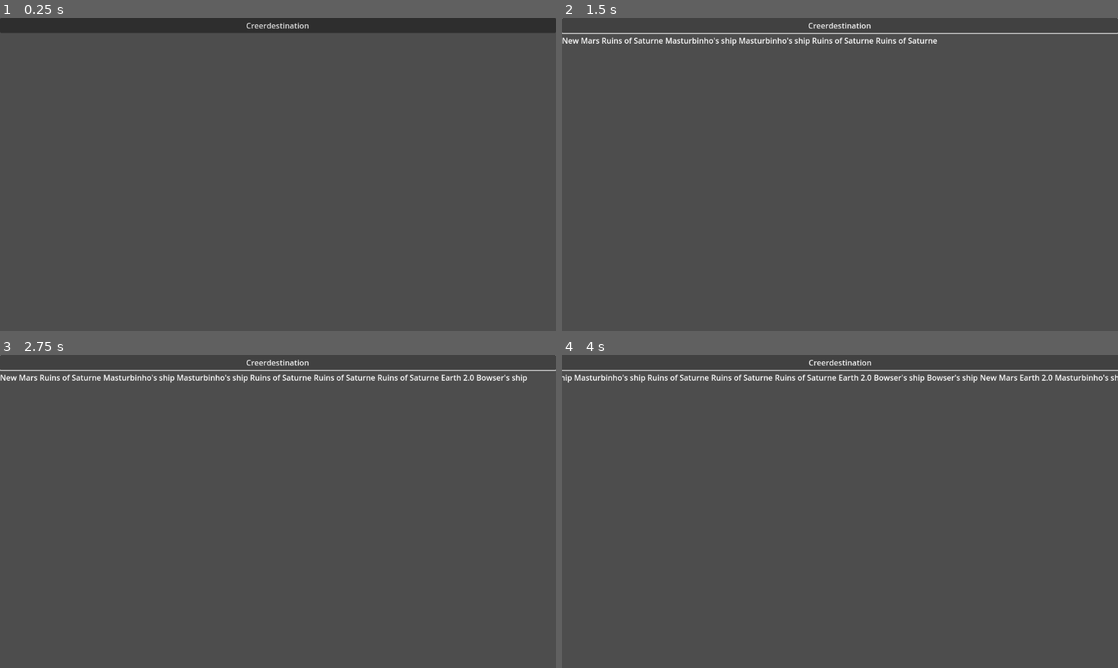
Above: before the commit, frames 1-4 (two rows, left to right).
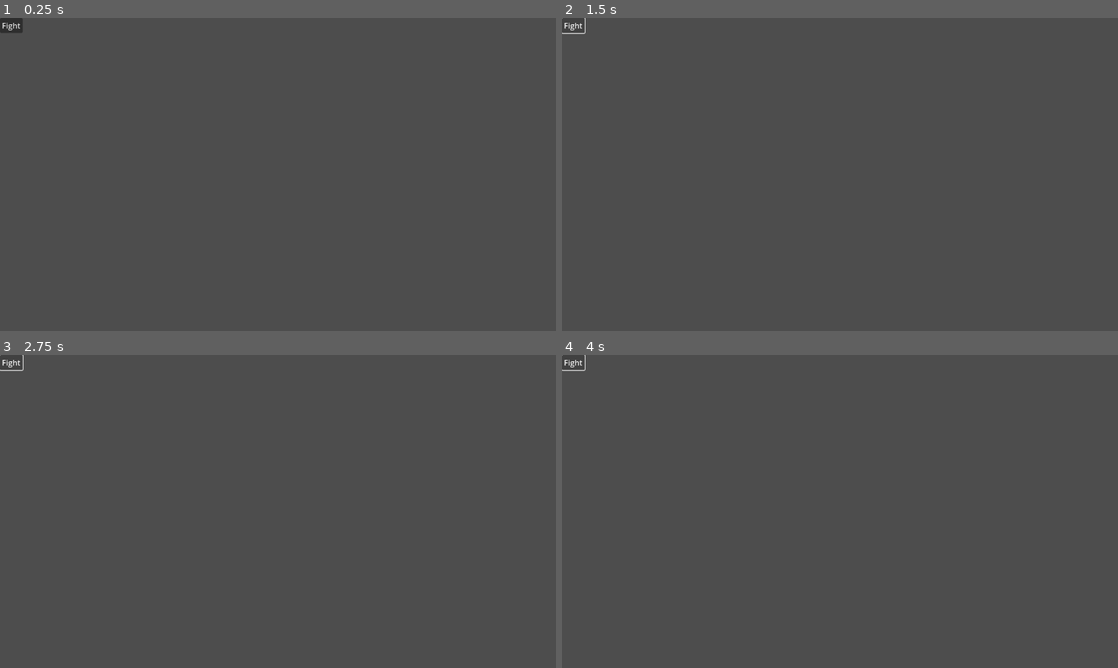
Above: after the commit, the same moments.

Repository: macshack/SAE-BUT3-Rogue-Like
Game: Godot game, scene res://Scenes/TestScenes/Fight.tscn
The game is run twice, just before and just after one commit, with the same random seed, the same clock (stepped at 60 frames per second) and the same inputs. Before the commit the project starts from res://Scenes/TestScenes/destination_choice_test.tscn.
Inputs:
- Up to frame 1 (0.25 s): no input
- Up to frame 2 (1.5 s): click "Creerdestination" (after the commit: "Fight") at 0.5 s; click "Creerdestination" (after the commit: "Fight") at 1.25 s
- Up to frame 3 (2.75 s): click "Creerdestination" (after the commit: "Fight") at 2 s
- Up to frame 4 (4 s): tap Enter at 2.75 s; tap Space at 3.5 s

The runs differ from the first frame. In frame 1, 4.5% of the frame differs, in the area x 0-100%, y 0-5%; in frame 2, 1.3%; in frame 3, 1.5%; in frame 4, 1.6%.

Commit message:
methode crewalive

Diff:
--- a/Scripts/CrewClass.gd
+++ b/Scripts/CrewClass.gd
@@ -38,3 +38,10 @@
 	for crewmate in crewList:
 		if crewmate.get_id() == id:
 			return crewmate
+
+func aliveCrew():
+	for i in range(len(crewList)):
+		if crewList[i].get_state() == 0:
+			return true
+		else:
+			return false
--- a/Scripts/FightClass.gd
+++ b/Scripts/FightClass.gd
@@ -41,7 +41,10 @@
 func startFight():
 	var order = orderFight()
 	print(order)
-	while self.ennemiesList != []:
+	var alive_crew = true
+	while self.ennemiesList != [] and alive_crew == true:
 		print("Tour")
 		removeEnemy(1)
+		alive_crew = self.crew.aliveCrew()
+		print(alive_crew)
 	print("Combat terminé")
--- a/project.godot
+++ b/project.godot
@@ -11,7 +11,7 @@
 [application]
 
 config/name="Kobi"
-run/main_scene="res://Scenes/TestScenes/destination_choice_test.tscn"
+run/main_scene="res://Scenes/TestScenes/Fight.tscn"
 config/features=PackedStringArray("4.1", "GL Compatibility")
 
 [autoload]
